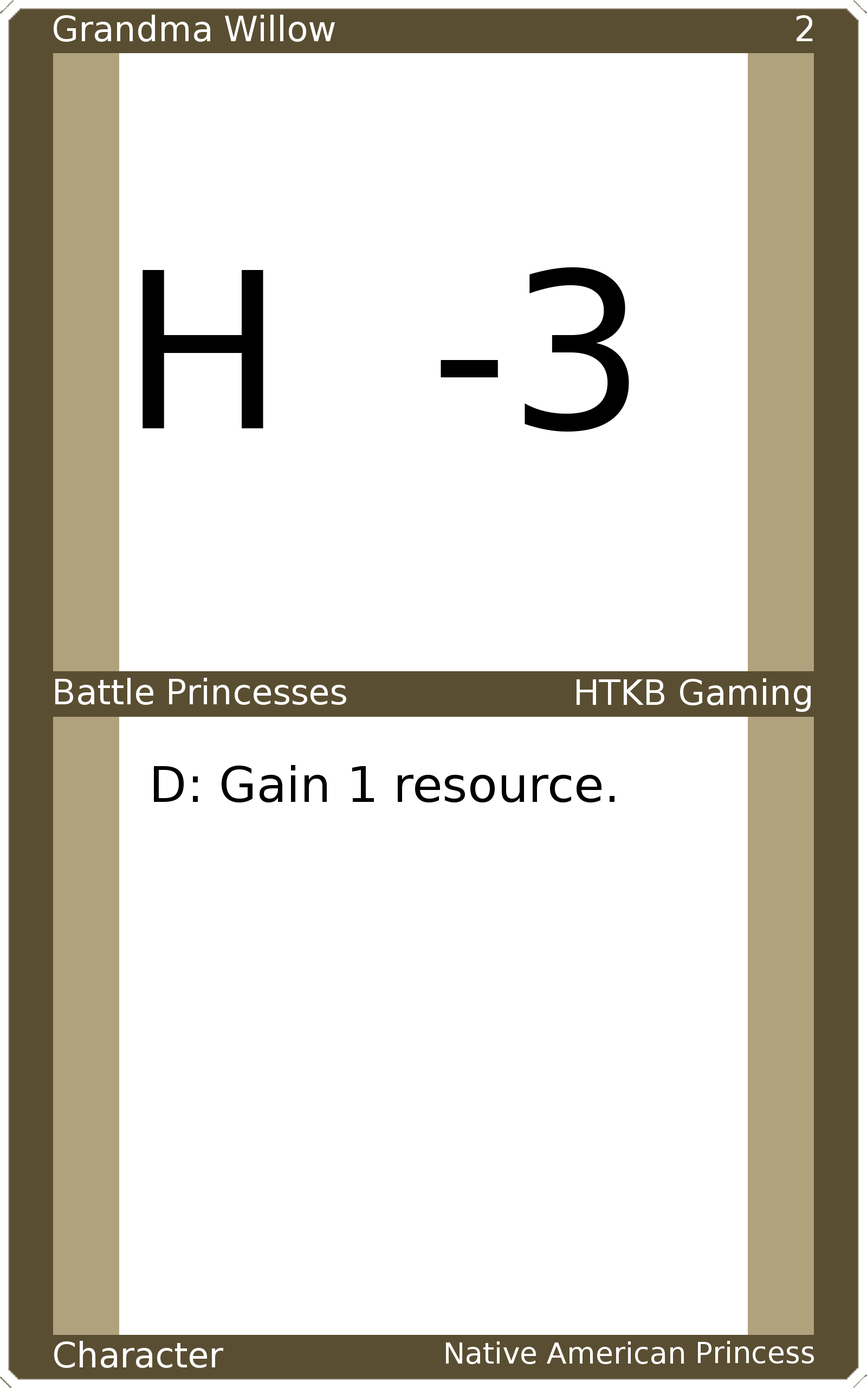
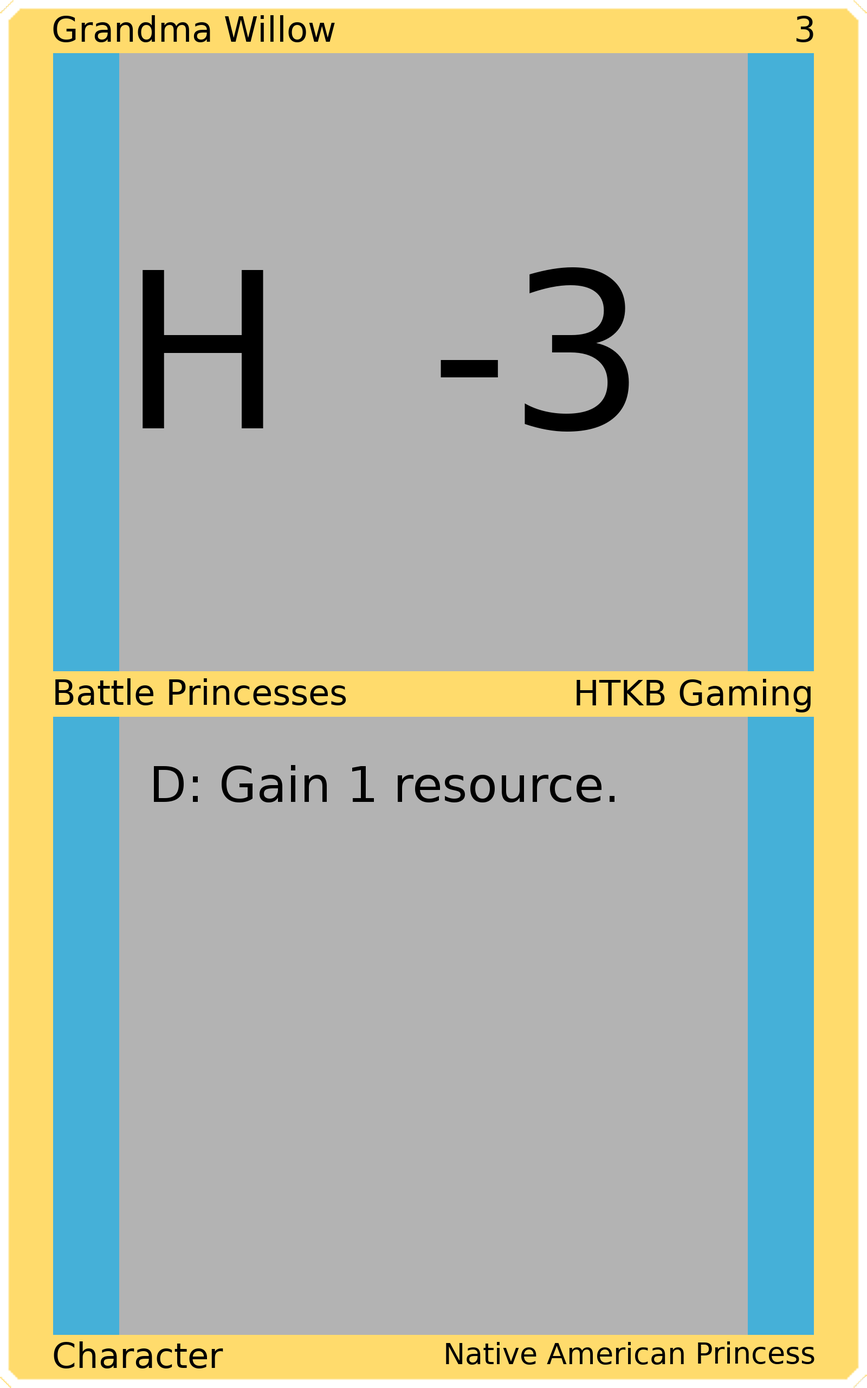
Revision of a layered (867, 1388) image; what changed, layer by layer:
painted on "Upper Left" over [left=53, top=14, right=335, bottom=43]
painted on "Upper Right" over [left=796, top=15, right=814, bottom=43]
painted on "Mid Left" over [left=55, top=677, right=347, bottom=706]
painted on "Mid Right" over [left=576, top=678, right=811, bottom=713]
painted on "Bottom Left" over [left=53, top=1340, right=224, bottom=1369]
painted on "Bottom Right" over [left=446, top=1340, right=815, bottom=1365]
painted on "Border" over [left=0, top=0, right=867, bottom=1388]
painted on "Top Background" over [left=119, top=52, right=748, bottom=673]
painted on "Bottom Background" over [left=119, top=715, right=748, bottom=1336]
painted on "Background" over [left=35, top=35, right=832, bottom=1352]
